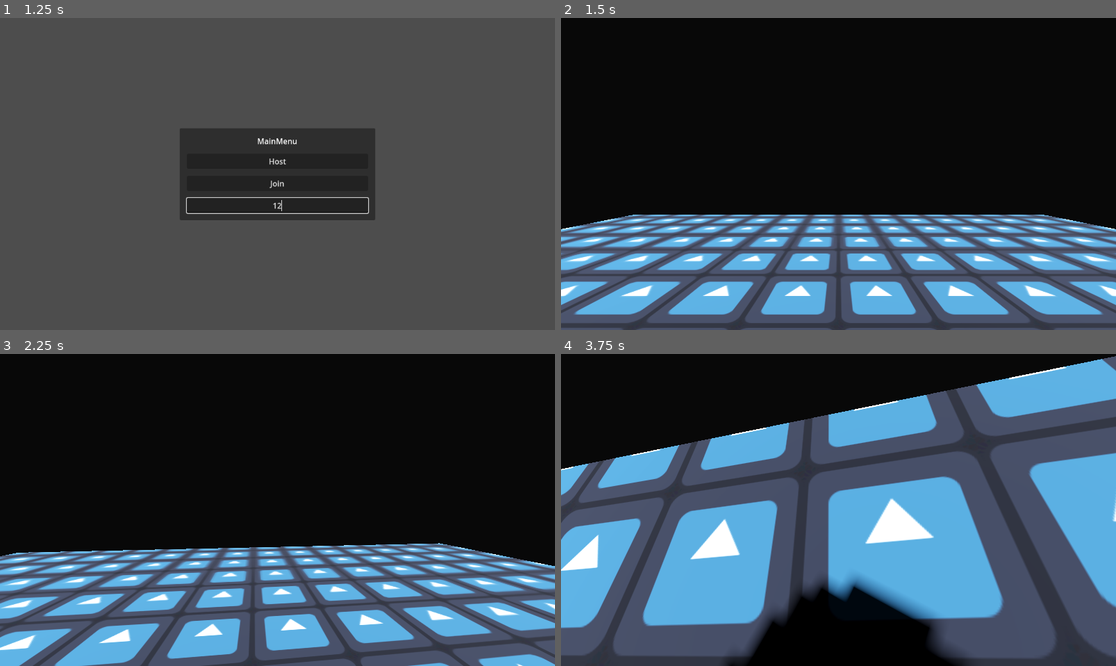
Above: before the commit, frames 1-4 (two rows, left to right).
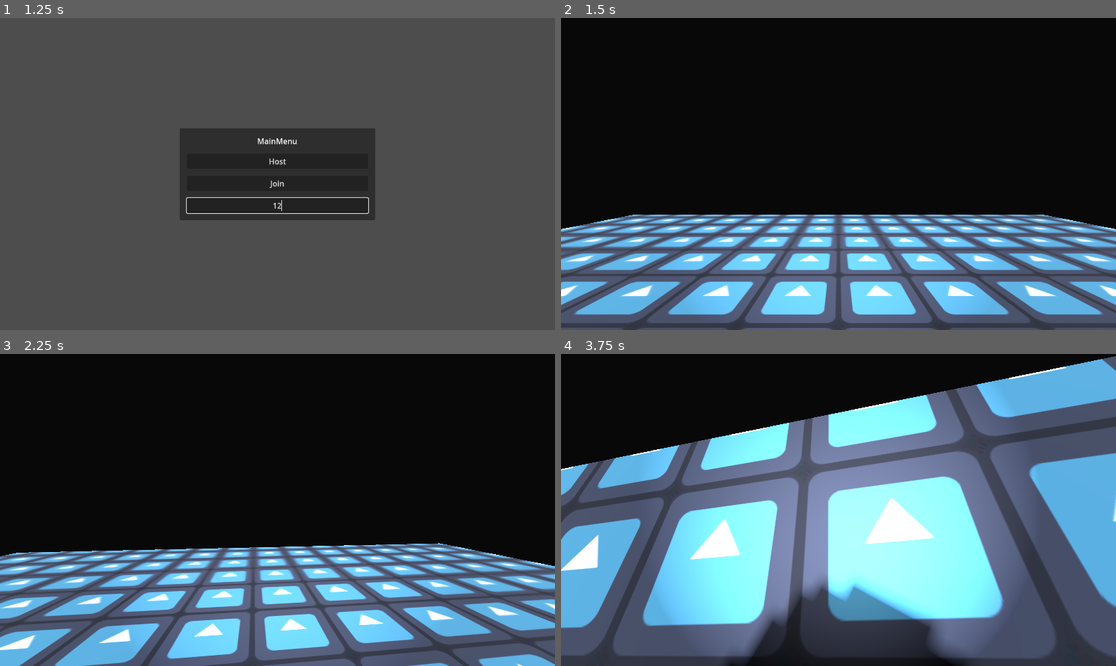
Above: after the commit, the same moments.

Repository: YuraStebel/CosmosGodotProject
Game: Godot game, scene res://scenes/wrld.tscn
The game is run twice, just before and just after one commit, with the same random seed, the same clock (stepped at 60 frames per second) and the same inputs. The engine's default icon, where the game draws it, is replaced by a stand-in: a white triangle on a blue panel in a dark square.
Inputs (mouse positions are in pixels of both pictures, inside the frame that each line leads up to):
- Up to frame 1 (1.25 s): click (277, 205) at 0.52 s; type "12" at 0.6 s
- Up to frame 2 (1.5 s): click "Host" at 1.25 s
- Up to frame 3 (2.25 s): tap Enter (ui_accept) at 2 s; move the mouse to (305, 510) at 2.02 s; hold W (forward) from 2.03 s (still down); tap D (righ) at 2.1 s
- Up to frame 4 (3.75 s): keep holding W (forward); tap Enter (ui_accept) at 2.27, 3.02 s; move the mouse to (810, 510) at 2.77 s; tap D (righ) at 2.85, 3.6 s; move the mouse to (849, 503) at 3.52 s

Frame 1 is identical in both runs. In frame 2, 6.9% of the frame differs, in the area x 25-75%, y 64-96%; in frame 3, 8.0%; in frame 4, 43%, in the area x 17-83%, y 9-100%.

Commit message:
added test flashlight

Diff:
--- a/scenes/player.tscn
+++ b/scenes/player.tscn
@@ -31,5 +31,9 @@
 
 [node name="Camera3D" type="Camera3D" parent="Neck"]
 
+[node name="Test_flashlight" type="SpotLight3D" parent="Neck"]
+light_color = Color(0.964706, 0.933333, 0.890196, 1)
+spot_range = 10.0
+
 [node name="MultiplayerSynchronizer" type="MultiplayerSynchronizer" parent="."]
 replication_config = SubResource("SceneReplicationConfig_3vyb7")
--- a/scripts/rigid_body_3d.gd
+++ b/scripts/rigid_body_3d.gd
@@ -32,8 +32,6 @@
 		get_tree().quit()
 
 
-
-
 func _physics_process(_delta: float) -> void:
 	if not is_multiplayer_authority(): return
 
@@ -45,4 +43,5 @@
 
 	apply_torque(transform.basis * Vector3(0.0, 0.0, -roll_dir * roll_force))
 
+
 	#print(angular_velocity)
